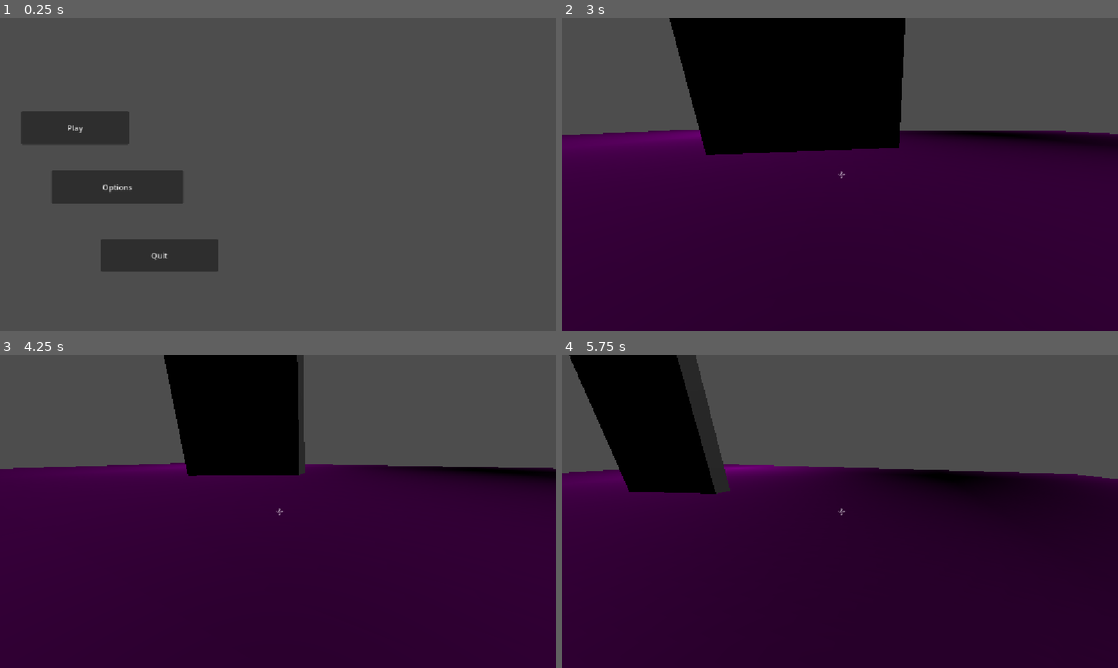
Above: before the commit, frames 1-4 (two rows, left to right).
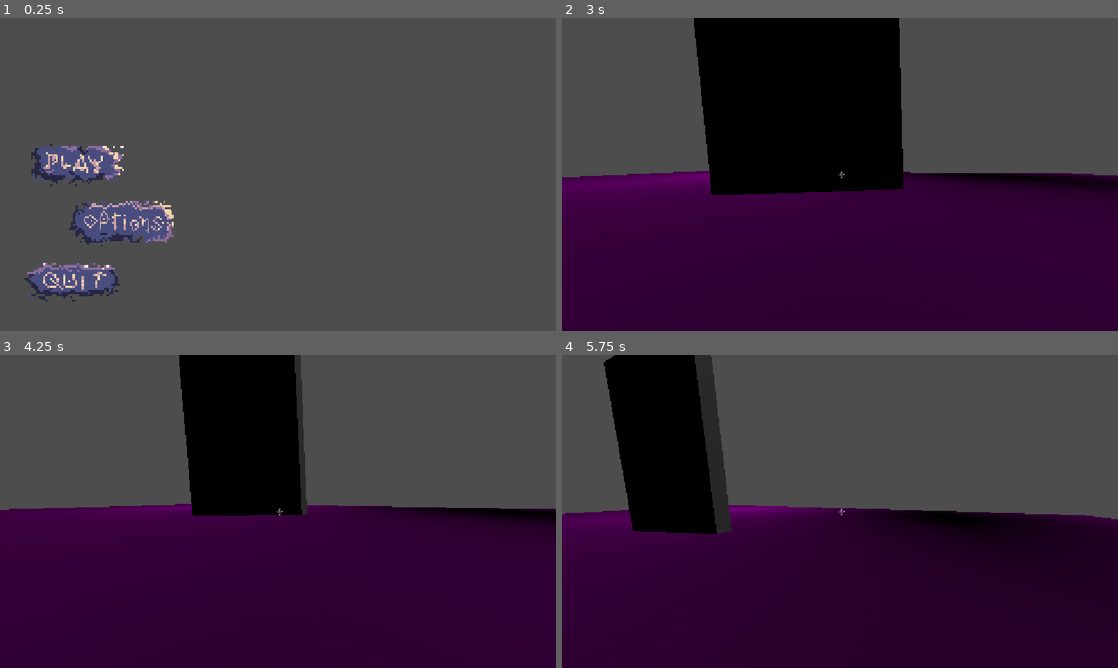
Above: after the commit, the same moments.

Repository: Ayaaneo/Desparuin
Game: Godot game, scene res://Assets/Scenes/main_menu.tscn
Two runs of this game, one before a commit and one after it. Both use one fixed random seed, a clock stepped at 60 frames per second and the inputs below.
Inputs (mouse positions are in pixels of both pictures, inside the frame that each line leads up to; where the layout moved, square brackets give the same spot in the first picture):
- Up to frame 1 (0.25 s): no input
- Up to frame 2 (3 s): click (684, 224) [678, 187] at 0.5 s; click "Back" at 1.25 s; click (639, 165) [634, 127] at 2 s; tap Enter at 2.75 s; move the mouse to (867, 174) at 2.77 s; hold D (Right) from 2.78 s (still down); tap W (Foreward) at 2.85 s
- Up to frame 3 (4.25 s): tap Space (Jump) at 3.02, 3.77 s; move the mouse to (250, 511) at 3.52 s; release D (Right) at 3.53 s; hold S (Backward) from 3.53 s (still down); tap Shift (Sprint) at 3.6 s
- Up to frame 4 (5.75 s): move the mouse to (851, 505) at 4.27 s; release S (Backward) at 4.28 s; hold D (Right) from 4.28 s (still down); tap W (Foreward) at 4.35 s; move the mouse to (834, 517) at 5.02 s; tap Shift (Sprint) at 5.1 s; tap Space (Jump) at 5.27 s

The runs differ from the first frame. In frame 1, 11% of the frame differs, in the area x 3-40%, y 29-91%; in frame 2, 16%; in frame 3, 15%; in frame 4, 16%, in the area x 0-100%, y 0-58%.

Commit message:
Main menu buttons added and button textures, HUD CrossHair also added

Diff:
--- a/Assets/Scenes/main_menu.tscn
+++ b/Assets/Scenes/main_menu.tscn
@@ -1,6 +1,43 @@
 [gd_scene format=3 uid="uid://b0hbty2jixpkn"]
 
 [ext_resource type="Script" uid="uid://cu3ls7eaq8h01" path="res://Assets/scripts/main_menu.gd" id="1_x6jn2"]
+[ext_resource type="Texture2D" uid="uid://bx0efrecxjm2b" path="res://Assets/OtherAssets/Buttons.png" id="2_fsbqx"]
+
+[sub_resource type="AtlasTexture" id="AtlasTexture_7neeq"]
+atlas = ExtResource("2_fsbqx")
+region = Rect2(6.4837856, 2.250104, 49.473404, 21.4422)
+
+[sub_resource type="AtlasTexture" id="AtlasTexture_4lrxv"]
+atlas = ExtResource("2_fsbqx")
+region = Rect2(8, 50, 46, 20)
+
+[sub_resource type="AtlasTexture" id="AtlasTexture_w1rmo"]
+atlas = ExtResource("2_fsbqx")
+region = Rect2(8, 28, 46, 20)
+
+[sub_resource type="AtlasTexture" id="AtlasTexture_fsbqx"]
+atlas = ExtResource("2_fsbqx")
+region = Rect2(63, 6, 62, 25)
+
+[sub_resource type="AtlasTexture" id="AtlasTexture_cbhea"]
+atlas = ExtResource("2_fsbqx")
+region = Rect2(65, 61, 61, 25)
+
+[sub_resource type="AtlasTexture" id="AtlasTexture_tanm1"]
+atlas = ExtResource("2_fsbqx")
+region = Rect2(63, 35, 61, 25)
+
+[sub_resource type="AtlasTexture" id="AtlasTexture_6qsvb"]
+atlas = ExtResource("2_fsbqx")
+region = Rect2(2, 82, 44, 21)
+
+[sub_resource type="AtlasTexture" id="AtlasTexture_fadmi"]
+atlas = ExtResource("2_fsbqx")
+region = Rect2(52, 105, 44, 22)
+
+[sub_resource type="AtlasTexture" id="AtlasTexture_shbfh"]
+atlas = ExtResource("2_fsbqx")
+region = Rect2(3, 105, 42, 22)
 
 [node name="MainMenu" type="Node2D" unique_id=271643334]
 script = ExtResource("1_x6jn2")
@@ -11,29 +48,41 @@
 offset_right = 40.0
 offset_bottom = 40.0
 
-[node name="Play" type="Button" parent="ButtonManager" unique_id=1966314113]
+[node name="Play" type="TextureButton" parent="ButtonManager" unique_id=1402872391]
+texture_filter = 1
 layout_mode = 0
-offset_left = 44.0
-offset_top = 193.0
-offset_right = 267.0
-offset_bottom = 262.0
-text = "Play"
+offset_left = 53.0
+offset_top = 257.0
+offset_right = 272.0
+offset_bottom = 349.0
+texture_normal = SubResource("AtlasTexture_7neeq")
+texture_pressed = SubResource("AtlasTexture_4lrxv")
+texture_hover = SubResource("AtlasTexture_w1rmo")
+stretch_mode = 4
 
-[node name="Options" type="Button" parent="ButtonManager" unique_id=722168003]
+[node name="Options" type="TextureButton" parent="ButtonManager" unique_id=2130720658]
+texture_filter = 1
 layout_mode = 0
-offset_left = 107.0
-offset_top = 315.0
-offset_right = 380.0
-offset_bottom = 385.0
-text = "Options"
+offset_left = 140.0
+offset_top = 376.0
+offset_right = 368.30487
+offset_bottom = 473.0
+texture_normal = SubResource("AtlasTexture_fsbqx")
+texture_pressed = SubResource("AtlasTexture_cbhea")
+texture_hover = SubResource("AtlasTexture_tanm1")
+stretch_mode = 0
 
-[node name="Quit" type="Button" parent="ButtonManager" unique_id=1699230787]
+[node name="Quit" type="TextureButton" parent="ButtonManager" unique_id=1789160350]
+texture_filter = 1
 layout_mode = 0
-offset_left = 209.0
-offset_top = 458.0
-offset_right = 452.0
-offset_bottom = 525.0
-text = "Quit"
+offset_left = 46.0
+offset_top = 504.0
+offset_right = 253.42856
+offset_bottom = 592.0
+texture_normal = SubResource("AtlasTexture_6qsvb")
+texture_pressed = SubResource("AtlasTexture_fadmi")
+texture_hover = SubResource("AtlasTexture_shbfh")
+stretch_mode = 0
 
 [connection signal="pressed" from="ButtonManager/Play" to="." method="_on_play_pressed"]
 [connection signal="pressed" from="ButtonManager/Options" to="." method="_on_options_pressed"]
--- a/Assets/scripts/main_menu.gd
+++ b/Assets/scripts/main_menu.gd
@@ -11,6 +11,8 @@
 	pass
 
 
+
+
 func _on_play_pressed() -> void:
 	get_tree().change_scene_to_file("res://Assets/Scenes/floor_1.tscn")
 
Binary file added: Assets/OtherAssets/Buttons.png
Not shown, added: Assets/OtherAssets/Buttons.png.import
